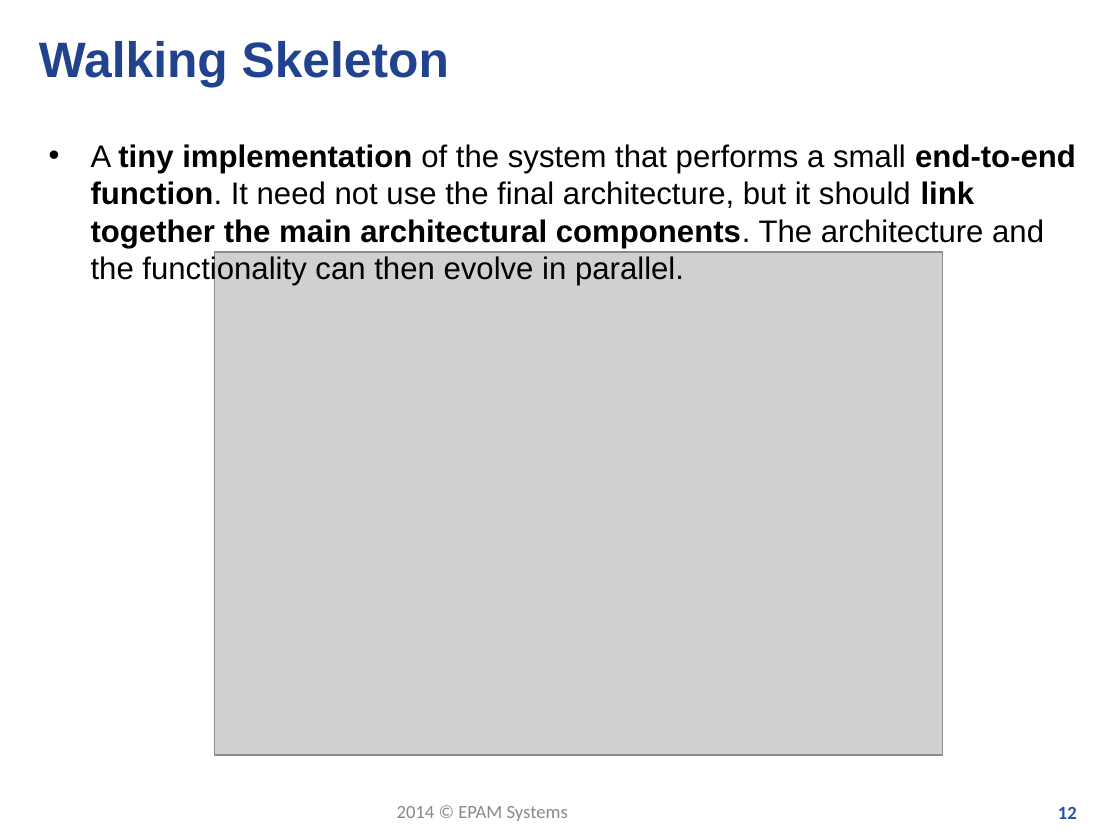
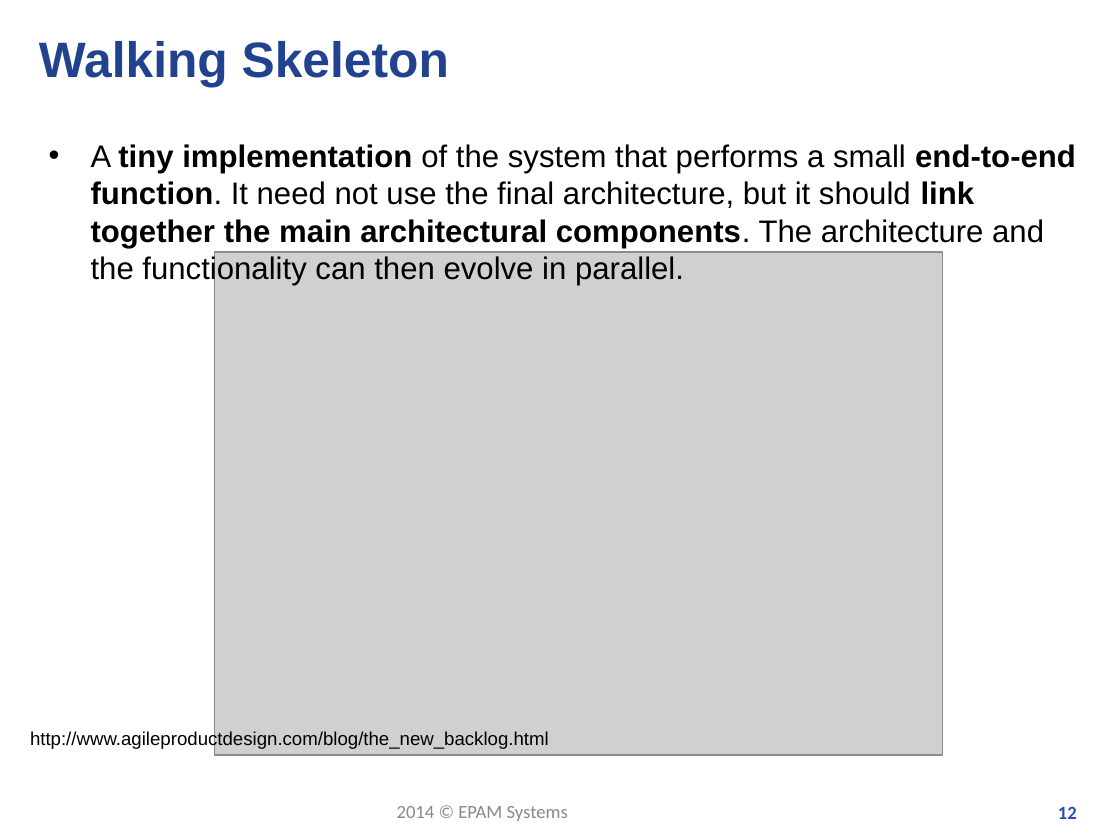
Before and after one commit to santatamas/Build-Automation, a slide deck: slide 12 of presentation/Continuous_Integration.pptx. Drawn at 1120x840 pixels with LibreOffice and Linux fonts; fonts in the diff are those of the drawing; grey boxes stand for pictures; background and template pictures are left out. Boxes give left, top, right and bottom in pixels: in the first picture for what was removed or moved away, otherwise in the second. Text is boxed around its words. In the diff, an @@ line names an element or a change of style, - is before the commit and + after.

Commit message:
minor fix in CI presentation

```diff
--- a/presentation/Continuous_Integration.pptx
+++ b/presentation/Continuous_Integration.pptx
@@ text added at [30,730,549,749], 12 pt, text #000000 @@
+http://www.agileproductdesign.com/blog/the_new_backlog.html
```
